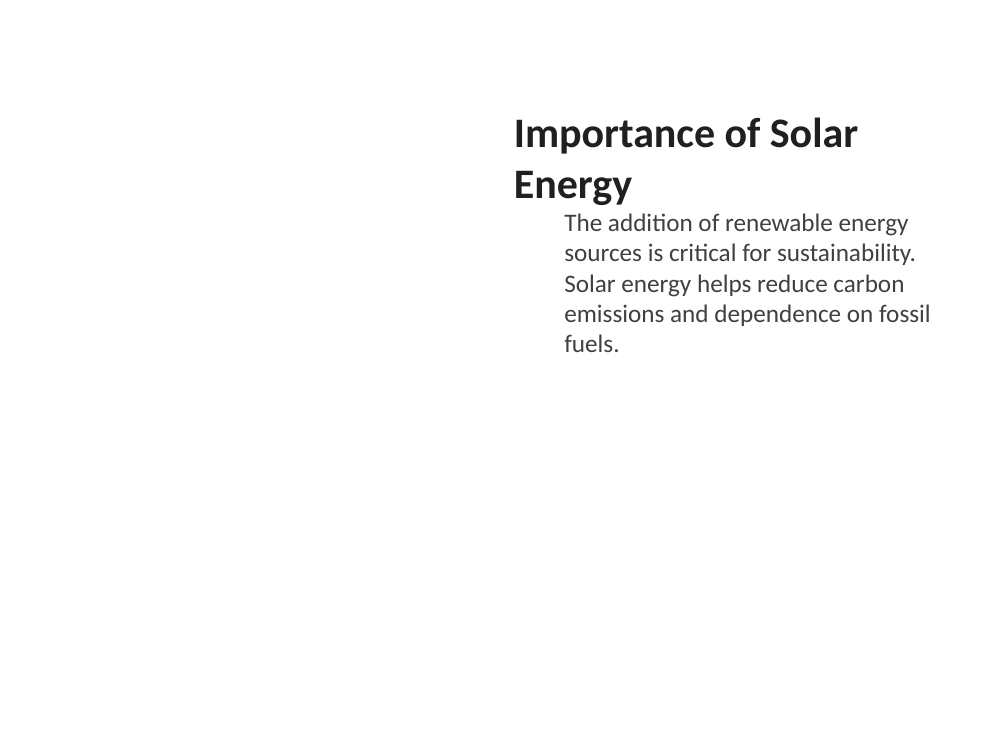
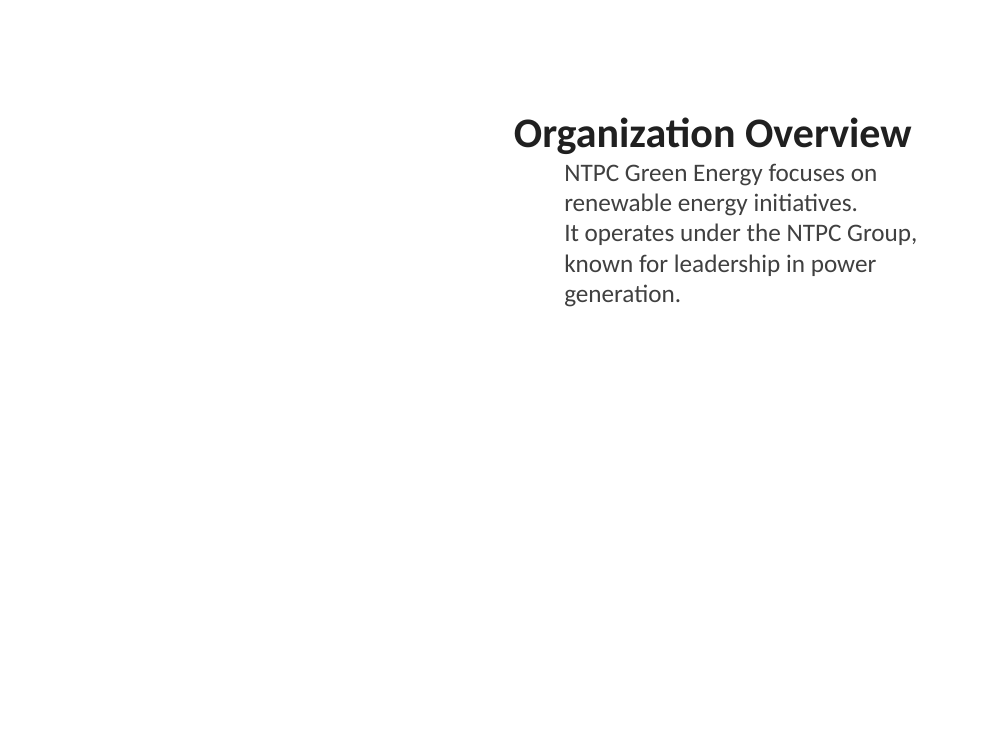
Before and after one commit to gauravsiemens1988/Linkedin-AI-Agent_Personal, a slide deck: slide 5 of drafts/linkedin_carousel.pptx. Drawn at 1008x756 pixels with LibreOffice and Linux fonts; fonts in the diff are those of the drawing. Boxes give left, top, right and bottom in pixels: in the first picture for what was removed or moved away, otherwise in the second. Text is boxed around its words. In the diff, an @@ line names an element or a change of style, - is before the commit and + after.

```diff
--- a/drafts/linkedin_carousel.pptx
+++ b/drafts/linkedin_carousel.pptx
@@ text at (x1=514, y1=117, x2=917, y2=307): text changed @@
-Importance of Solar Energy
-  The addition of renewable energy sources is critical for sustainability.
-  Solar energy helps reduce carbon emissions and dependence on fossil fuels.
+Organization Overview
+  NTPC Green Energy focuses on renewable energy initiatives.
+  It operates under the NTPC Group, known for leadership in power generation.
```
Also in this commit, not shown: 5 other slides changed, 3 other files.
